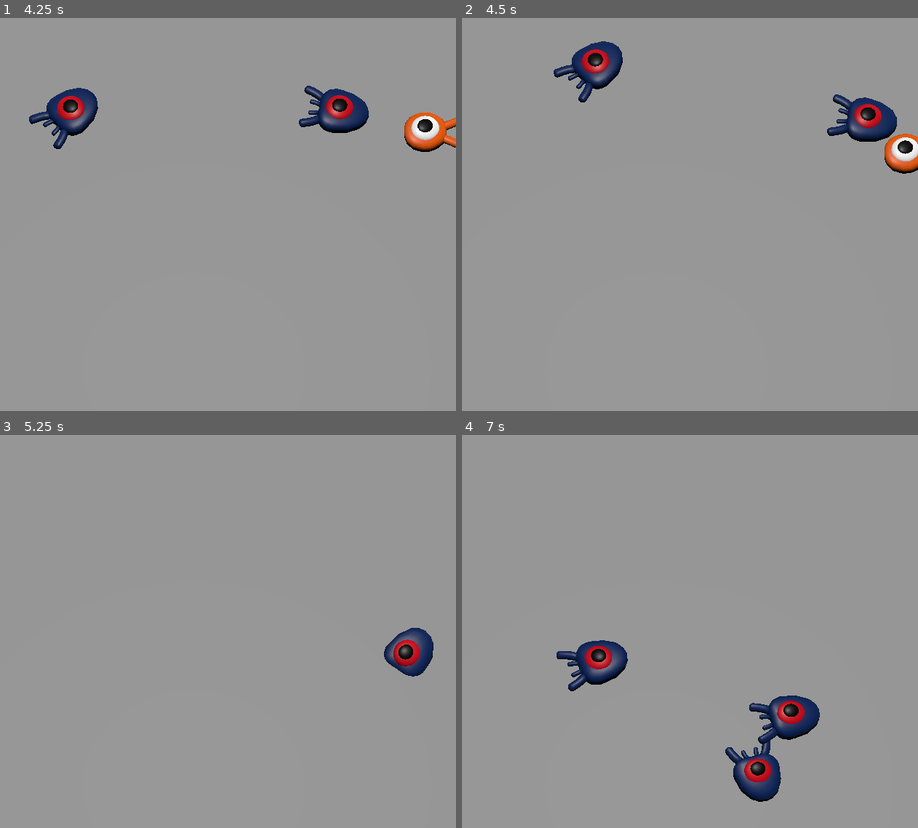
Above: before the commit, frames 1-4 (two rows, left to right).
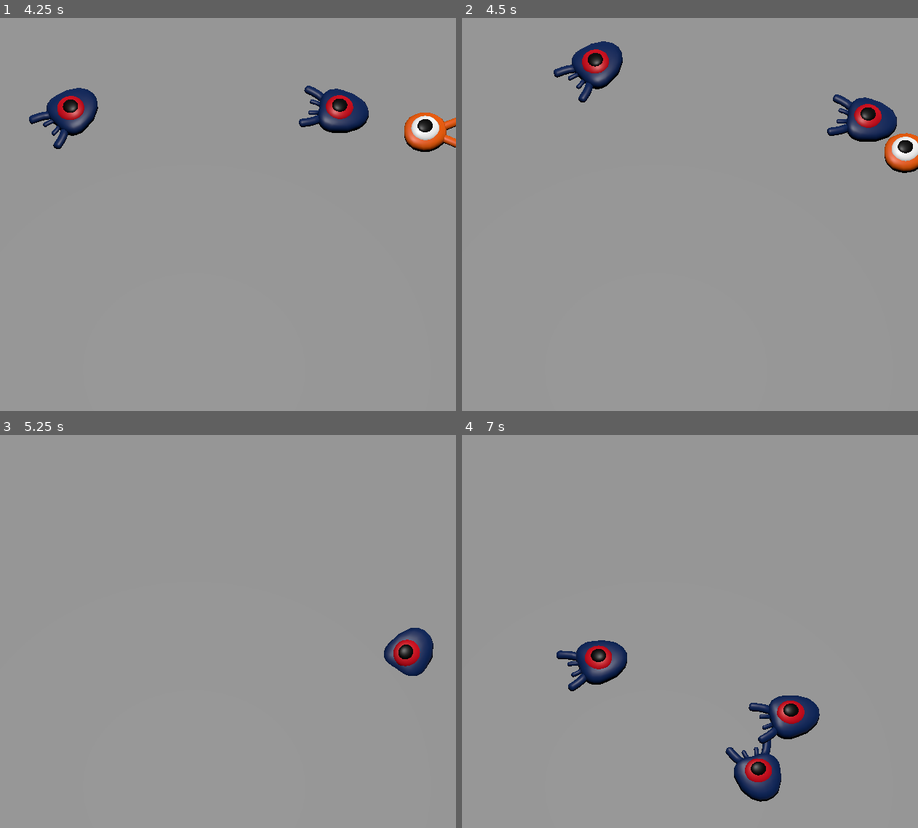
Above: after the commit, the same moments.

Repository: Selenestica/GODOTSquashTheCreeps
Game: Godot game, scene res://main.tscn
Two runs of this game, one before a commit and one after it. Both use one fixed random seed, a clock stepped at 60 frames per second and the inputs below.
Inputs:
- Up to frame 1 (4.25 s): tap Enter at 0.5 s; hold Right (move_right) 0.53-1.28 s; tap Space (jump) at 0.77, 1.52, 3.02, 3.77 s; hold Down (move_back) 1.28-2.03 s; hold Right (move_right) 2.03-2.78 s; hold Up (move_forward) 2.78-3.53 s; hold Left (move_left) from 3.53 s (still down)
- Up to frame 2 (4.5 s): keep holding Left (move_left)
- Up to frame 3 (5.25 s): tap Space (jump) at 4.52 s; release Left (move_left) at 5.03 s; hold Down (move_back) from 5.03 s (still down)
- Up to frame 4 (7 s): release Down (move_back) at 5.78 s; hold Right (move_right) 5.78-6.53 s; tap Space (jump) at 6.02, 6.77 s; hold Up (move_forward) from 6.53 s (still down)

Frame 1 is identical in both runs. In frame 2, less than 0.1% of the frame differs, in the area x 92-100%, y 29-40%; in frame 3, less than 0.1%; in frame 4, 0.2%, in the area x 20-79%, y 52-94%.

Commit message:
added to player script so that player can lose when hit by mob

Diff:
--- a/player.gd
+++ b/player.gd
@@ -1,4 +1,7 @@
 extends CharacterBody3D
+# Emitted when the player was hit by a mob.
+# Put this at the top of the script.
+signal hit
 
 # How fast the player moves in meters per second.
 @export var speed = 14
@@ -66,3 +69,10 @@
 	# Moving the Character
 	velocity = target_velocity
 	move_and_slide()
+
+func die():
+	hit.emit()
+	queue_free()
+
+func _on_mob_detector_body_entered(body: Node3D) -> void:
+	die()
--- a/player.tscn
+++ b/player.tscn
@@ -1,10 +1,12 @@
-[gd_scene load_steps=4 format=3 uid="uid://bvqliwqghgwru"]
+[gd_scene load_steps=5 format=3 uid="uid://bvqliwqghgwru"]
 
 [ext_resource type="PackedScene" uid="uid://c46puyf13xj1d" path="res://art/player.glb" id="1_5siqs"]
 [ext_resource type="Script" path="res://player.gd" id="1_6mfhv"]
 
 [sub_resource type="SphereShape3D" id="SphereShape3D_4fpmp"]
 radius = 1.0
+
+[sub_resource type="CylinderShape3D" id="CylinderShape3D_el4ip"]
 
 [node name="Player" type="CharacterBody3D"]
 transform = Transform3D(1, 0, 0, 0, 1, 0, 0, 0, 1, 0, 2, 0)
@@ -18,3 +20,14 @@
 [node name="CollisionShape3D" type="CollisionShape3D" parent="."]
 transform = Transform3D(1.2, 0, 0, 0, 1.2, 0, 0, 0, 1.2, 0, 0.5, 0)
 shape = SubResource("SphereShape3D_4fpmp")
+
+[node name="MobDetector" type="Area3D" parent="."]
+collision_layer = 0
+collision_mask = 2
+monitorable = false
+
+[node name="CollisionShape3D" type="CollisionShape3D" parent="MobDetector"]
+transform = Transform3D(1.8, 0, 0, 0, 0.1, 0, 0, 0, 1.8, 0, 0.5, 0)
+shape = SubResource("CylinderShape3D_el4ip")
+
+[connection signal="body_entered" from="MobDetector" to="." method="_on_mob_detector_body_entered"]
